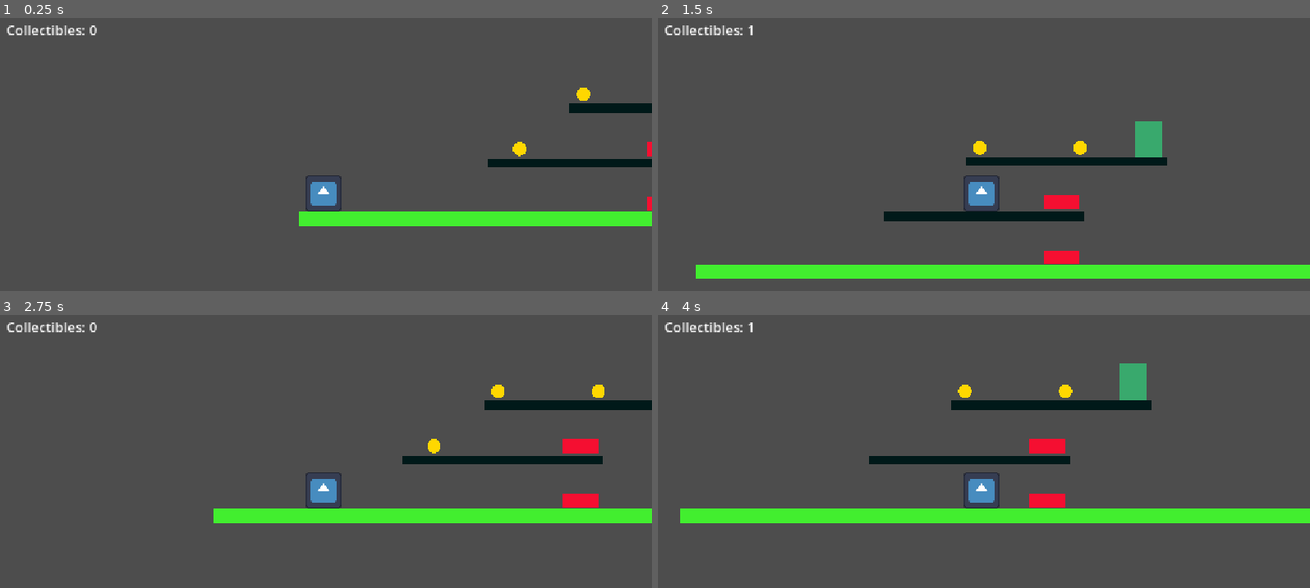
Above: before the commit, frames 1-4 (two rows, left to right).
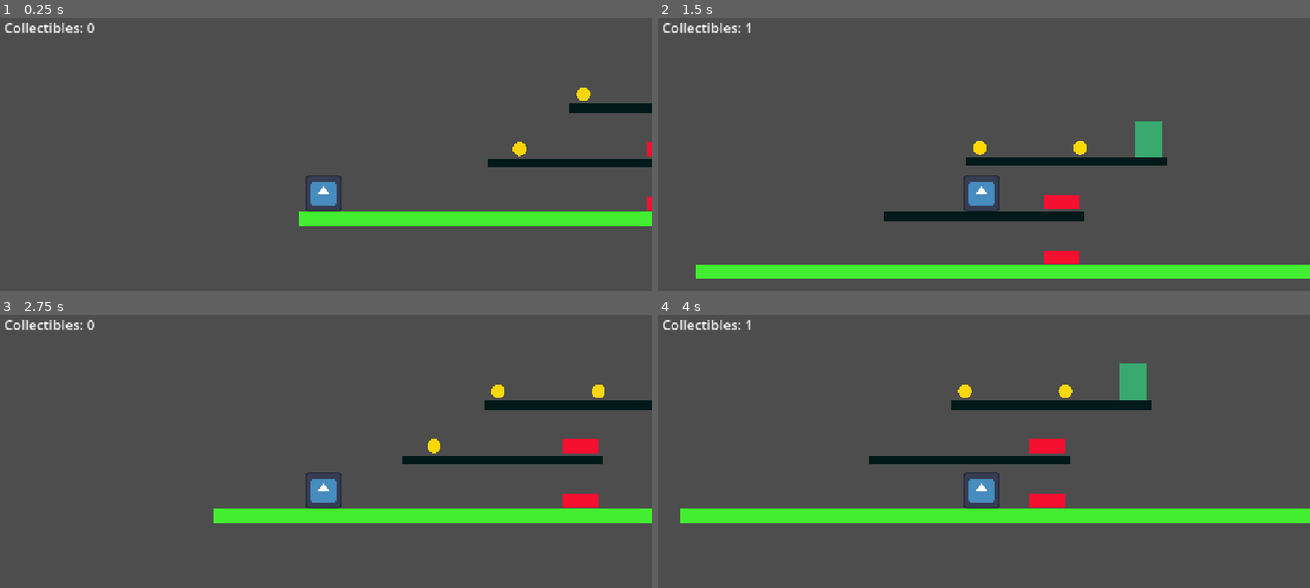
Above: after the commit, the same moments.

Repository: jarquafelmu/platformer-spike
Game: Godot game, scene res://scenes/levels/prototype.tscn
Same seed, same stepped clock (60 frames per second), same inputs: the game is played once before the commit and once after it. Before the commit the project starts from res://scenes/root.tscn. The engine's default icon, where the game draws it, is replaced by a stand-in: a white triangle on a blue panel in a dark square.
Inputs:
- Up to frame 1 (0.25 s): no input
- Up to frame 2 (1.5 s): tap Enter at 0.5 s; hold D (move_right) from 0.53 s (still down); tap Space (jump) at 0.77 s
- Up to frame 3 (2.75 s): tap Space (jump) at 1.52 s; release D (move_right) at 2.03 s; hold A (move_left) from 2.03 s (still down)
- Up to frame 4 (4 s): release A (move_left) at 2.78 s; hold D (move_right) from 2.78 s (still down); tap Space (jump) at 3.02, 3.77 s

The runs differ from the first frame. In frame 1, 0.4% of the frame differs, in the area x 0-15%, y 1-7%; in frame 2, 0.4%; in frame 3, 0.4%; in frame 4, 0.4%.

Commit message:
refactor: colocate scripts with scenes

Diff:
--- a/scenes/character/player.tscn
+++ b/scenes/character/player.tscn
@@ -1,6 +1,6 @@
 [gd_scene format=3 uid="uid://7xj57solbb2k"]
 
-[ext_resource type="Script" uid="uid://h8dh8ldvtvow" path="res://scripts/character/player.gd" id="1_tum32"]
+[ext_resource type="Script" uid="uid://h8dh8ldvtvow" path="res://scenes/character/player.gd" id="1_tum32"]
 [ext_resource type="Texture2D" uid="uid://4q335xxs2p" path="res://assets/icon.svg" id="2_tum32"]
 
 [sub_resource type="RectangleShape2D" id="RectangleShape2D_s4ll1"]
--- a/scenes/collectible/collectible.tscn
+++ b/scenes/collectible/collectible.tscn
@@ -1,7 +1,7 @@
 [gd_scene format=3 uid="uid://cal2orypai3ls"]
 
-[ext_resource type="Script" uid="uid://bbqikfetvo0ft" path="res://scripts/collectible/visual.gd" id="1_gbci2"]
-[ext_resource type="Script" uid="uid://6ksdibf78miu" path="res://scripts/collectible/collectible.gd" id="1_j8pxs"]
+[ext_resource type="Script" uid="uid://bbqikfetvo0ft" path="res://scenes/collectible/visual.gd" id="1_gbci2"]
+[ext_resource type="Script" uid="uid://6ksdibf78miu" path="res://scenes/collectible/collectible.gd" id="1_j8pxs"]
 
 [sub_resource type="CircleShape2D" id="CircleShape2D_0stqu"]
 radius = 12.0
--- a/scenes/goal/goal.tscn
+++ b/scenes/goal/goal.tscn
@@ -1,6 +1,6 @@
 [gd_scene format=3 uid="uid://dhtcu3vlh8r6d"]
 
-[ext_resource type="Script" uid="uid://b8nub5kwk3q1e" path="res://scripts/goal/goal.gd" id="1_c37cn"]
+[ext_resource type="Script" uid="uid://b8nub5kwk3q1e" path="res://scenes/goal/goal.gd" id="1_c37cn"]
 
 [sub_resource type="RectangleShape2D" id="RectangleShape2D_7u1wl"]
 size = Vector2(48, 64)
--- a/scenes/hazard/hazard.tscn
+++ b/scenes/hazard/hazard.tscn
@@ -1,6 +1,6 @@
 [gd_scene format=3 uid="uid://bx5bwp1ajff86"]
 
-[ext_resource type="Script" uid="uid://bu6xkh4urfly3" path="res://scripts/hazard/hazard.gd" id="1_hh53t"]
+[ext_resource type="Script" uid="uid://bu6xkh4urfly3" path="res://scenes/hazard/hazard.gd" id="1_hh53t"]
 
 [sub_resource type="RectangleShape2D" id="RectangleShape2D_7u1wl"]
 size = Vector2(64, 24)
--- /dev/null
+++ b/scenes/levels/prototype.tscn
@@ -0,0 +1,46 @@
+[gd_scene format=3 uid="uid://dfllchan42gcj"]
+
+[ext_resource type="PackedScene" uid="uid://cy7ssyt7arlo" path="res://scenes/platforms/platform.tscn" id="1_1qj2g"]
+[ext_resource type="PackedScene" uid="uid://7xj57solbb2k" path="res://scenes/character/player.tscn" id="2_odond"]
+[ext_resource type="PackedScene" uid="uid://bx5bwp1ajff86" path="res://scenes/hazard/hazard.tscn" id="3_76ncn"]
+[ext_resource type="PackedScene" uid="uid://cal2orypai3ls" path="res://scenes/collectible/collectible.tscn" id="4_jdskk"]
+[ext_resource type="PackedScene" uid="uid://jq4hgbnern7k" path="res://scenes/hud/hud.tscn" id="5_aeoad"]
+[ext_resource type="PackedScene" uid="uid://dhtcu3vlh8r6d" path="res://scenes/goal/goal.tscn" id="6_hhhrn"]
+[ext_resource type="PackedScene" uid="uid://6kncvr4u151i" path="res://scenes/platforms/ground.tscn" id="7_ar1yk"]
+
+[node name="Level" type="Node2D" unique_id=1987240509]
+
+[node name="Platform" parent="." unique_id=637181303 instance=ExtResource("1_1qj2g")]
+position = Vector2(512, 224)
+
+[node name="Platform2" parent="." unique_id=486497209 instance=ExtResource("1_1qj2g")]
+position = Vector2(656, 128)
+
+[node name="Player" parent="." unique_id=1264734666 instance=ExtResource("2_odond")]
+position = Vector2(48, 272)
+
+[node name="Hazard" parent="." unique_id=1005165900 instance=ExtResource("3_76ncn")]
+position = Vector2(648, 296)
+
+[node name="Hazard2" parent="." unique_id=346720916 instance=ExtResource("3_76ncn")]
+position = Vector2(648, 200)
+
+[node name="Collectible" parent="." unique_id=1606544099 instance=ExtResource("4_jdskk")]
+position = Vector2(392, 200)
+
+[node name="Collectible2" parent="." unique_id=734870289 instance=ExtResource("4_jdskk")]
+position = Vector2(504, 104)
+
+[node name="Collectible3" parent="." unique_id=779373908 instance=ExtResource("4_jdskk")]
+position = Vector2(680, 104)
+
+[node name="Hud" parent="." unique_id=1210022692 instance=ExtResource("5_aeoad")]
+
+[node name="Goal" parent="." unique_id=1614178454 instance=ExtResource("6_hhhrn")]
+position = Vector2(800, 88)
+
+[node name="Ground" parent="." unique_id=1193185014 instance=ExtResource("7_ar1yk")]
+position = Vector2(584, 320)
+
+[connection signal="collectible_count_changed" from="Player" to="Hud" method="_on_player_collectible_count_changed"]
+[connection signal="reached" from="Goal" to="Hud" method="_on_goal_reached"]
--- a/scenes/root.tscn
+++ /dev/null
@@ -1,70 +0,0 @@
-[gd_scene format=3 uid="uid://dfllchan42gcj"]
-
-[ext_resource type="PackedScene" uid="uid://cy7ssyt7arlo" path="res://scenes/platforms/platform.tscn" id="1_lrqlo"]
-[ext_resource type="PackedScene" uid="uid://7xj57solbb2k" path="res://scenes/character/player.tscn" id="2_sqa0i"]
-[ext_resource type="PackedScene" uid="uid://bx5bwp1ajff86" path="res://scenes/hazard/hazard.tscn" id="3_jh1ax"]
-[ext_resource type="PackedScene" uid="uid://cal2orypai3ls" path="res://scenes/collectible/collectible.tscn" id="4_sqa0i"]
-[ext_resource type="PackedScene" uid="uid://jq4hgbnern7k" path="res://scenes/hud/hud.tscn" id="5_jh1ax"]
-[ext_resource type="PackedScene" uid="uid://dhtcu3vlh8r6d" path="res://scenes/goal/goal.tscn" id="6_kycxp"]
-
-[sub_resource type="PhysicsMaterial" id="PhysicsMaterial_sdrrl"]
-
-[sub_resource type="RectangleShape2D" id="RectangleShape2D_7u1wl"]
-size = Vector2(1160, 24)
-
-[node name="Level" type="Node2D" unique_id=1987240509]
-
-[node name="Platform" parent="." unique_id=637181303 instance=ExtResource("1_lrqlo")]
-position = Vector2(512, 224)
-
-[node name="Platform2" parent="." unique_id=486497209 instance=ExtResource("1_lrqlo")]
-position = Vector2(656, 128)
-
-[node name="Player" parent="." unique_id=1264734666 instance=ExtResource("2_sqa0i")]
-position = Vector2(48, 272)
-
-[node name="Ground" type="StaticBody2D" parent="." unique_id=772687560]
-position = Vector2(584, 320)
-physics_material_override = SubResource("PhysicsMaterial_sdrrl")
-metadata/_edit_group_ = true
-
-[node name="CollisionShape2D" type="CollisionShape2D" parent="Ground" unique_id=1226205846]
-position = Vector2(1, 2)
-shape = SubResource("RectangleShape2D_7u1wl")
-
-[node name="Polygon2D" type="Polygon2D" parent="Ground" unique_id=615730973]
-color = Color(0.25882354, 0.93333334, 0.18431373, 1)
-polygon = PackedVector2Array(-579, -10, -579, 14, 581, 14, 581, -10)
-
-[node name="Hazard" parent="." unique_id=1005165900 instance=ExtResource("3_jh1ax")]
-position = Vector2(648, 296)
-
-[node name="Hazard2" parent="." unique_id=346720916 instance=ExtResource("3_jh1ax")]
-position = Vector2(648, 200)
-
-[node name="Collectible" parent="." unique_id=1606544099 instance=ExtResource("4_sqa0i")]
-position = Vector2(392, 200)
-
-[node name="Collectible2" parent="." unique_id=734870289 instance=ExtResource("4_sqa0i")]
-position = Vector2(504, 104)
-
-[node name="Collectible3" parent="." unique_id=779373908 instance=ExtResource("4_sqa0i")]
-position = Vector2(680, 104)
-
-[node name="Hud" parent="." unique_id=1210022692 instance=ExtResource("5_jh1ax")]
-
-[node name="CollectibleLabel" parent="Hud" index="0" unique_id=1876975988]
-anchors_preset = -1
-offset_left = 20.0
-offset_top = 20.0
-offset_right = 188.0
-offset_bottom = 54.0
-metadata/_edit_use_anchors_ = true
-
-[node name="Goal" parent="." unique_id=1614178454 instance=ExtResource("6_kycxp")]
-position = Vector2(800, 88)
-
-[connection signal="collectible_count_changed" from="Player" to="Hud" method="_on_player_collectible_count_changed"]
-[connection signal="reached" from="Goal" to="Hud" method="_on_goal_reached"]
-
-[editable path="Hud"]
Renamed: scripts/character/player.gd -> scenes/character/player.gd
Renamed: scripts/character/player.gd.uid -> scenes/character/player.gd.uid
Renamed: scripts/collectible/collectible.gd -> scenes/collectible/collectible.gd
Renamed: scripts/collectible/collectible.gd.uid -> scenes/collectible/collectible.gd.uid
Renamed: scripts/collectible/visual.gd -> scenes/collectible/visual.gd
Renamed: scripts/collectible/visual.gd.uid -> scenes/collectible/visual.gd.uid
Renamed: scripts/goal/goal.gd -> scenes/goal/goal.gd
Renamed: scripts/goal/goal.gd.uid -> scenes/goal/goal.gd.uid
Renamed: scripts/hazard/hazard.gd -> scenes/hazard/hazard.gd
Renamed: scripts/hazard/hazard.gd.uid -> scenes/hazard/hazard.gd.uid
